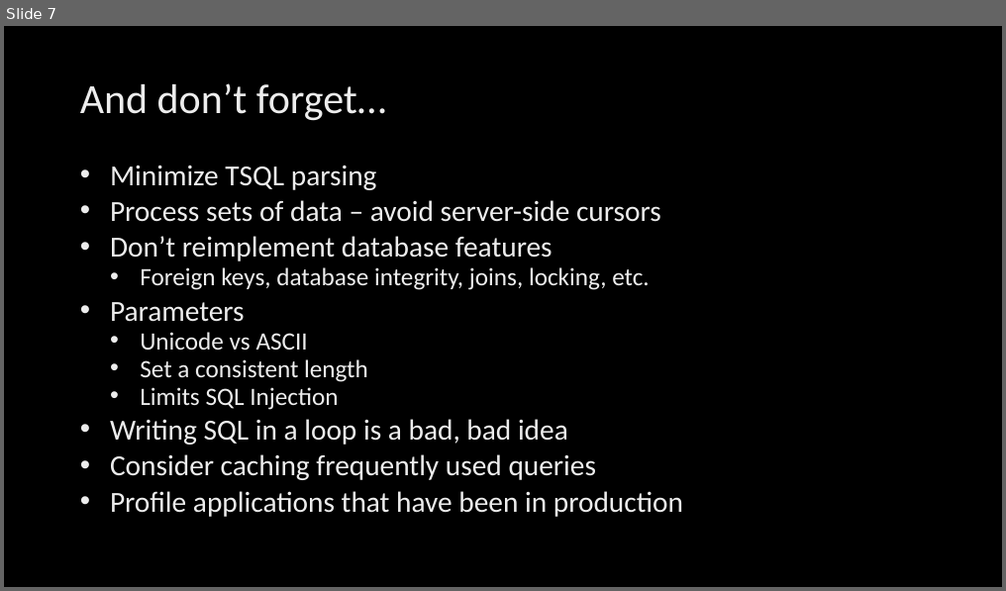
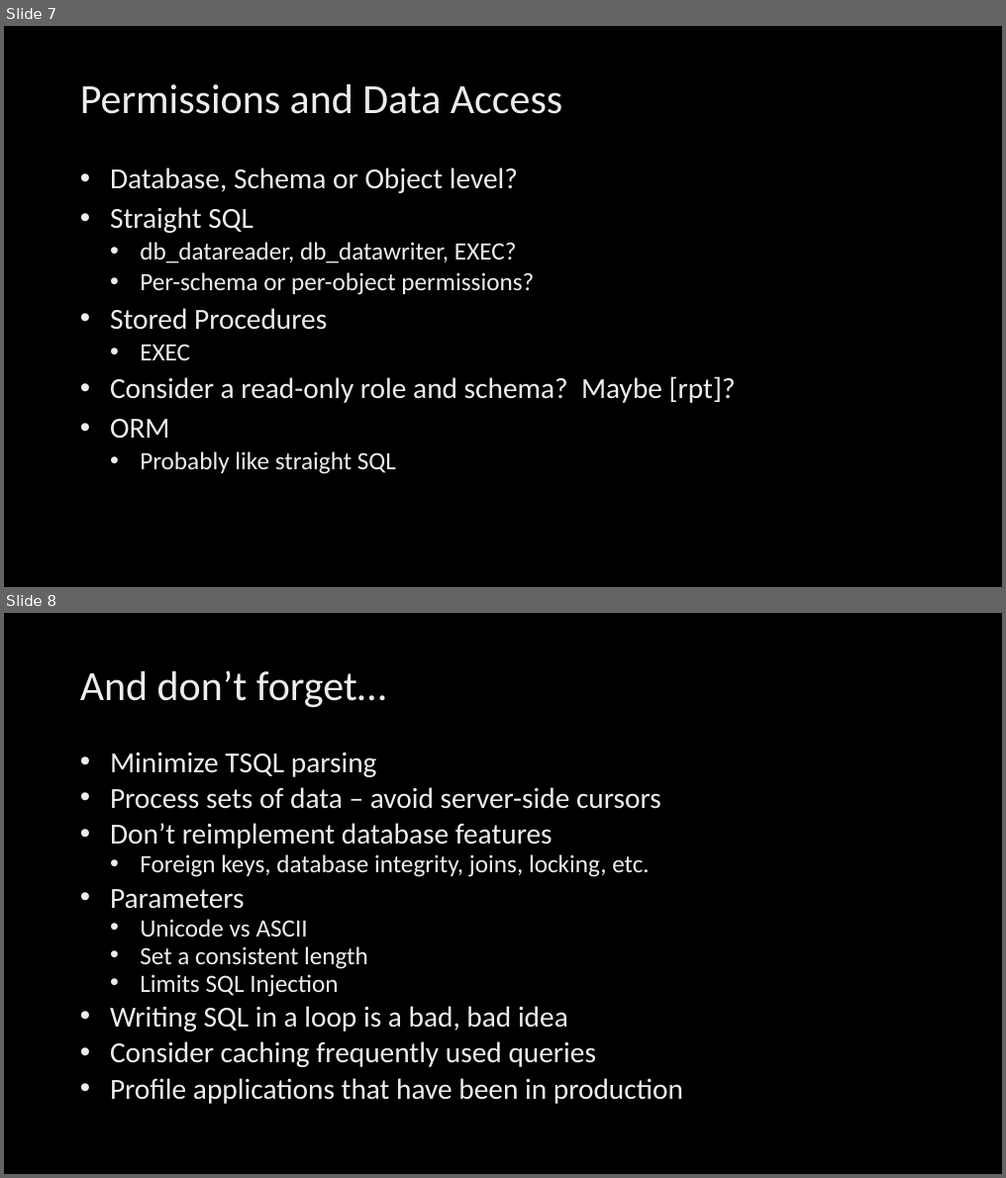
Before and after one commit to billgraziano/kcdc2018, a slide deck: ppt/5. Client Apps/Client Application Considerations.pptx. Shown one above the other, each under a label of ours: slide 7 before the commit, slides 7 and 8 after it. The pictures are 1006x591 and 1006x1178 pixels, drawn with LibreOffice and Linux fonts; fonts in the diff are those of the drawing; background and template pictures are left out. Boxes give left, top, right and bottom in pixels: in the first picture for what was removed or moved away, otherwise in the second. Text is boxed around its words. In the diff, an @@ line names an element or a change of style, - is before the commit and + after.

```diff
--- a/ppt/5. Client Apps/Client Application Considerations.pptx
+++ b/ppt/5. Client Apps/Client Application Considerations.pptx
@@ slide 7 added at [4, 26, 1002, 587], background picture (left out) @@
@@ title added at [80, 84, 562, 114], 40 pt, text gradient #BFBFBF to #EDEDED to #FFFFFF @@
+Permissions and Data Access
@@ text added at [110, 168, 736, 474], 28 pt, text gradient #BFBFBF to #EDEDED to #FFFFFF @@
+• Database, Schema or Object level?
+• Straight SQL
+  • db_datareader, db_datawriter, EXEC?
+  • Per-schema or per-object permissions?
+• Stored Procedures
+  • EXEC
+• Consider a read-only role and schema? Maybe [rpt]?
+• ORM
+  • Probably like straight SQL
@@ what was slide 7 is now slide 8 @@
```
Also in this commit, not shown: 2 slides changed, 1 other file.
